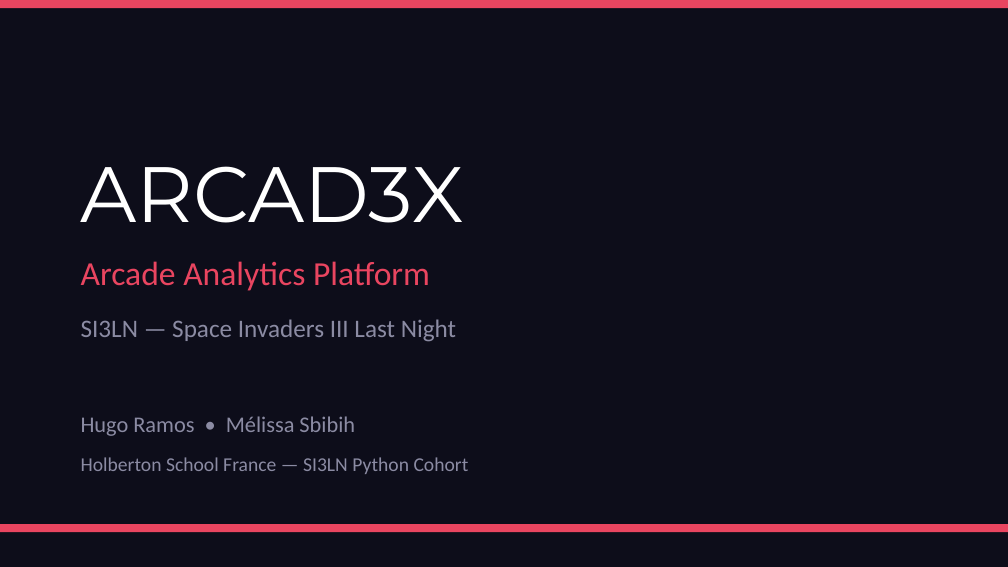
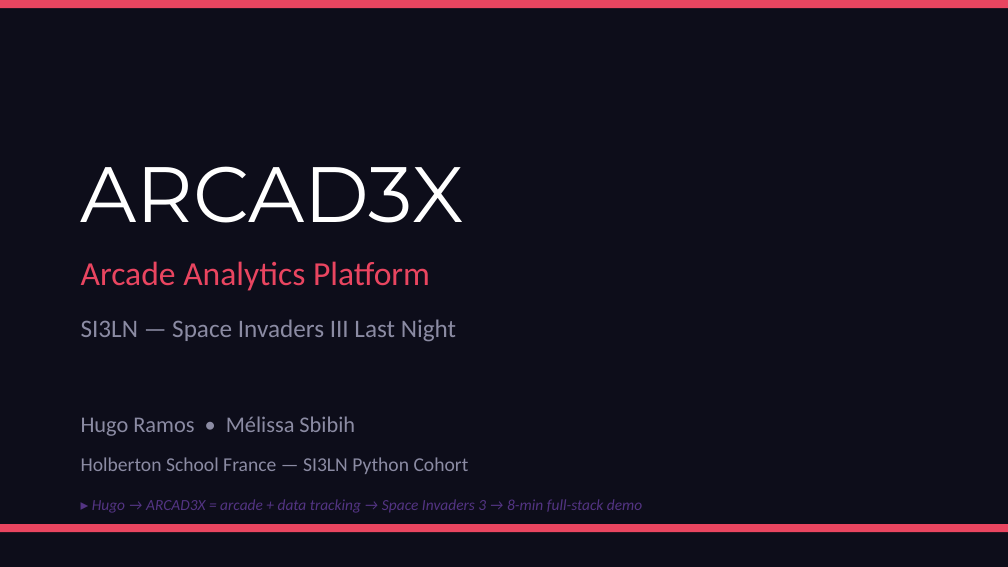
Before and after one commit to hugou74130/SI3LN_Python, a slide deck: slide 1 of ARCAD3X_DemoDay.pptx. Drawn at 1008x567 pixels with LibreOffice and Linux fonts; fonts in the diff are those of the drawing. Boxes give left, top, right and bottom in pixels: in the first picture for what was removed or moved away, otherwise in the second. Text is boxed around its words. In the diff, an @@ line names an element or a change of style, - is before the commit and + after.

```diff
--- a/ARCAD3X_DemoDay.pptx
+++ b/ARCAD3X_DemoDay.pptx
@@ text added at [92,499,642,513], 11 pt, text #533483, italic @@
+▸ Hugo → ARCAD3X = arcade + data tracking → Space Invaders 3 → 8-min full-stack demo
```
Also in this commit, not shown: 9 other slides changed, 1 other file.
